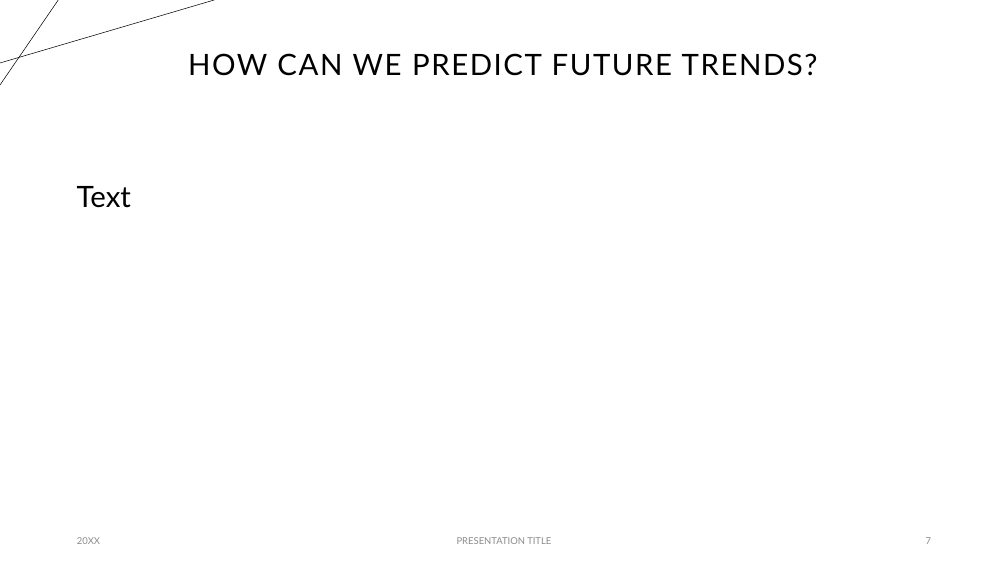
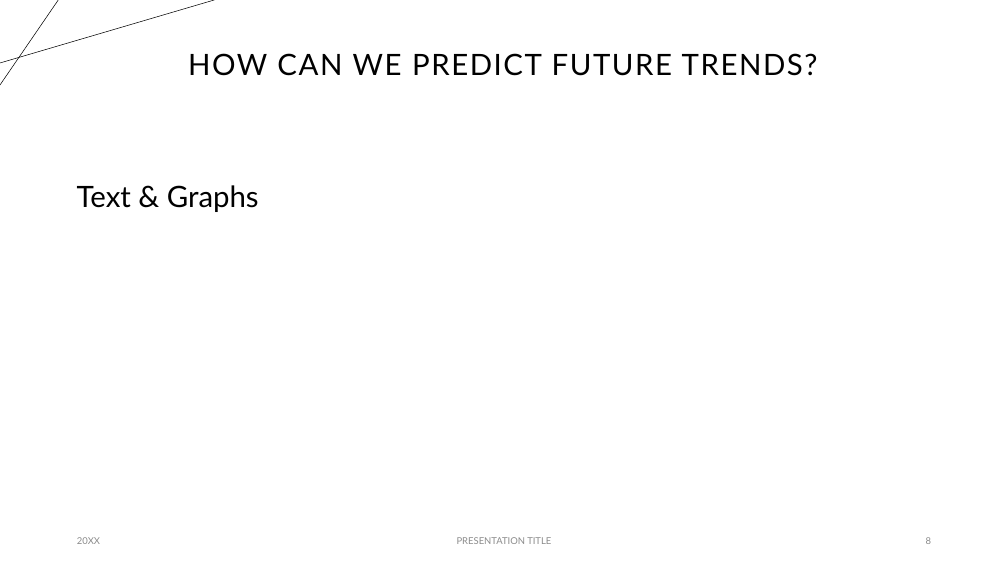
Before and after one commit to proctorsjackson/group_3_project_1, a slide deck: slide 8 of Powerpoint.pptx (slide 7 before the commit). Drawn at 1008x567 pixels with LibreOffice and Linux fonts; fonts in the diff are those of the drawing. Boxes give left, top, right and bottom in pixels: in the first picture for what was removed or moved away, otherwise in the second. Text is boxed around its words. In the diff, an @@ line names an element or a change of style, - is before the commit and + after.

```diff
--- a/Powerpoint.pptx
+++ b/Powerpoint.pptx
@@ text at (77,185,259,212): text changed @@
-Text
+Text & Graphs
@@ page number at (926,537,931,544): text changed @@
-7
+8
```
Also in this commit, not shown: 5 other slides changed, 1 slide added, 1 slide removed, 6 other files.
